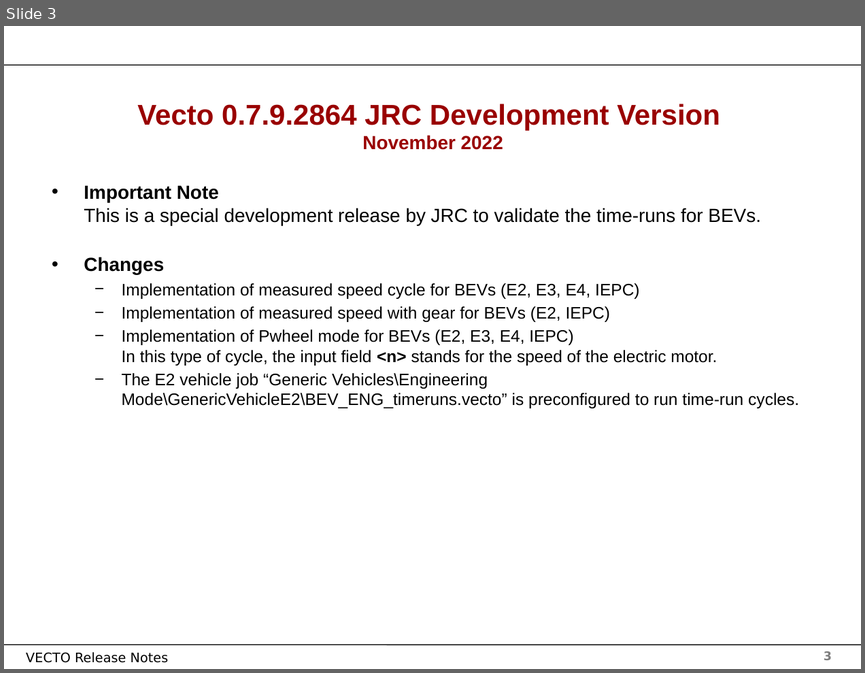
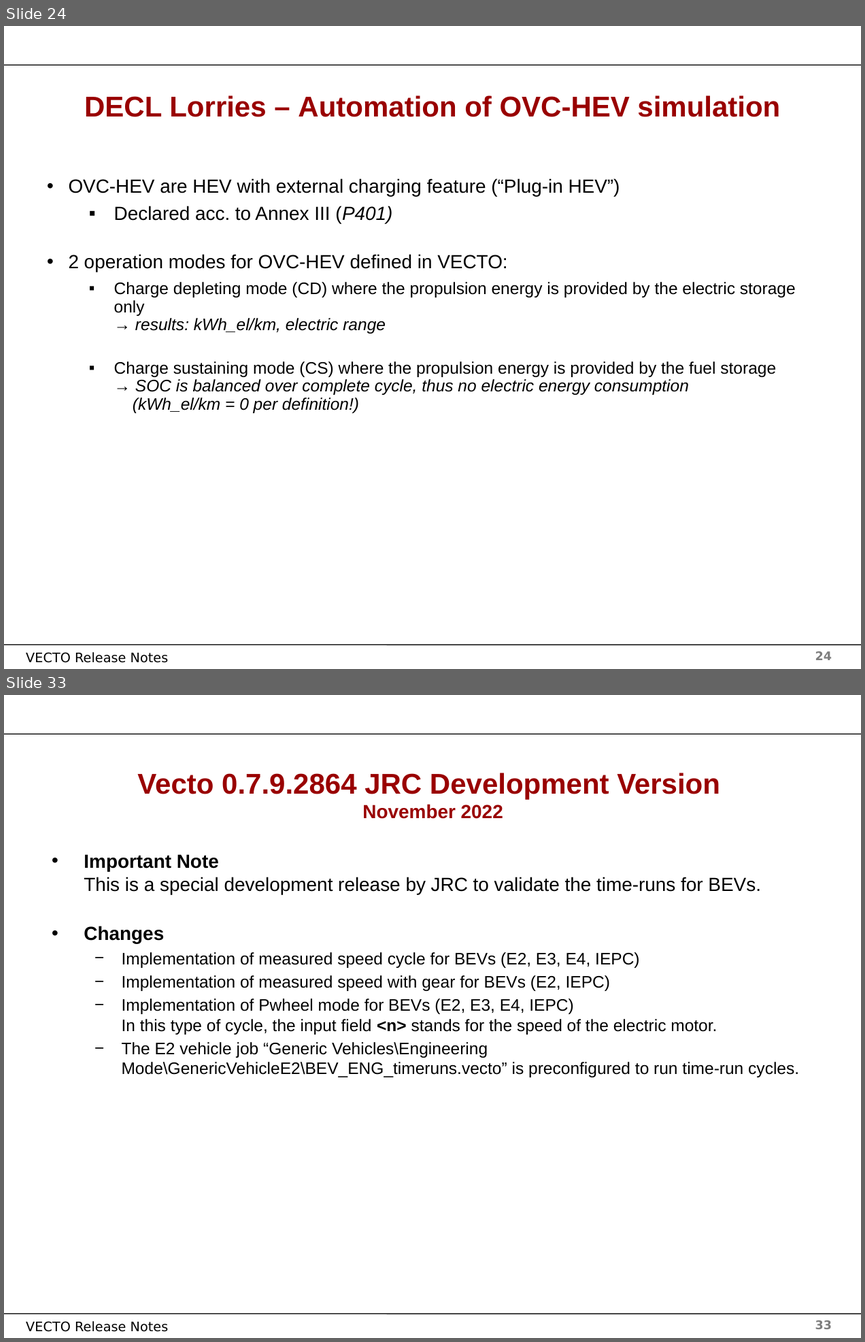
Before and after one commit to tanawadeatharva/BharatVECTO, a slide deck: Documentation/User Manual Source/Release Notes Vecto3.x.pptx. Shown one above the other, each under a label of ours: slide 3 before the commit, slides 24 and 33 after it; the slides between them are not shown. The pictures are 865x673 and 865x1342 pixels, drawn with LibreOffice and Linux fonts; fonts in the diff are those of the drawing; background and template pictures are left out. Boxes give left, top, right and bottom in pixels: in the first picture for what was removed or moved away, otherwise in the second. Text is boxed around its words. In the diff, an @@ line names an element or a change of style, - is before the commit and + after.

```diff
--- a/Documentation/User Manual Source/Release Notes Vecto3.x.pptx
+++ b/Documentation/User Manual Source/Release Notes Vecto3.x.pptx
@@ slide 24 added at [4,26,861,669], background #FFFFFF; not listed: 4 template elements that a slide beside it also shows @@
@@ title added at [84,95,780,117], 24 pt, text #990000, bold @@
+DECL Lorries – Automation of OVC-HEV simulation
@@ text added at [68,178,796,413], 14 pt, text #000000 @@
+• OVC-HEV are HEV with external charging feature (“Plug-in HEV”)
+  ▪ Declared acc. to Annex III (P401)
+• 2 operation modes for OVC-HEV defined in VECTO:
+  ▪ Charge depleting mode (CD) where the propulsion energy is provided by the electric storage only
+    → results: kWh_el/km, electric range
+  ▪ Charge sustaining mode (CS) where the propulsion energy is provided by the fuel storage
+    → SOC is balanced over complete cycle, thus no electric energy consumption
+    (kWh_el/km = 0 per definition!)
@@ what was slide 3 is now slide 33 @@
@@ page number at [815,1320,832,1329]: text changed @@
-3
+33
```
Also in this commit, not shown: 29 other slides added.
